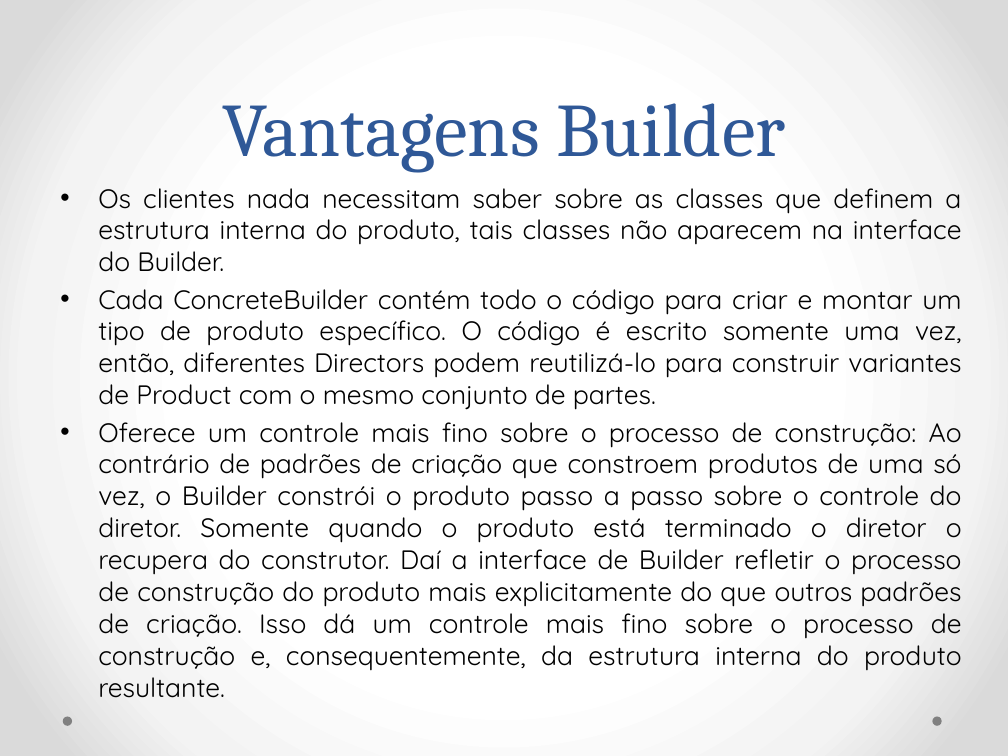
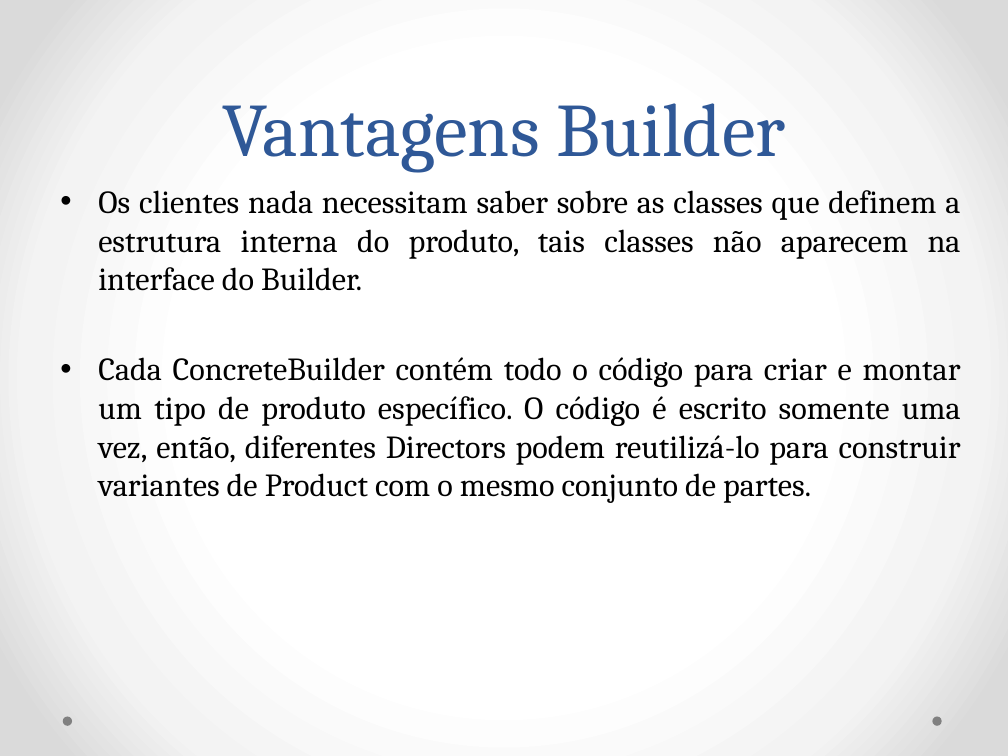
Before and after one commit to BrunoFelix/Restoran, a slide deck: slide 14 of Docs/Apresentação Padrões de Projetos.pptx (slide 12 before the commit). Drawn at 1008x756 pixels with LibreOffice and Linux fonts; fonts in the diff are those of the drawing. Boxes give left, top, right and bottom in pixels: in the first picture for what was removed or moved away, otherwise in the second. Text is boxed around its words. In the diff, an @@ line names an element or a change of style, - is before the commit and + after.

```diff
--- a/Docs/Apresentação Padrões de Projetos.pptx
+++ b/Docs/Apresentação Padrões de Projetos.pptx
@@ text "Os clientes nada necessitam saber ..." at box(98, 190, 961, 503): size 19 to 23 pt, font Quicksand to Cambria @@
@@ text at box(98, 422, 962, 698): paragraph removed @@
-• Oferece um controle mais fino sobre o processo de construção: Ao contrário de padrões de criação que constroem produtos de uma só vez, o Builder constrói o produto passo a passo sobre o controle do diretor. Somente quando o produto está terminado o diretor o recupera do construtor. Daí a interface de Builder refletir o processo de construção do produto mais explicitamente do que outros padrões de criação. Isso dá um controle mais fino sobre o processo de construção e, consequentemente, da estrutura interna do produto resultante.
```
Also in this commit, not shown: 8 other slides changed, 27 slides added, 7 slides removed, 1 other file.
